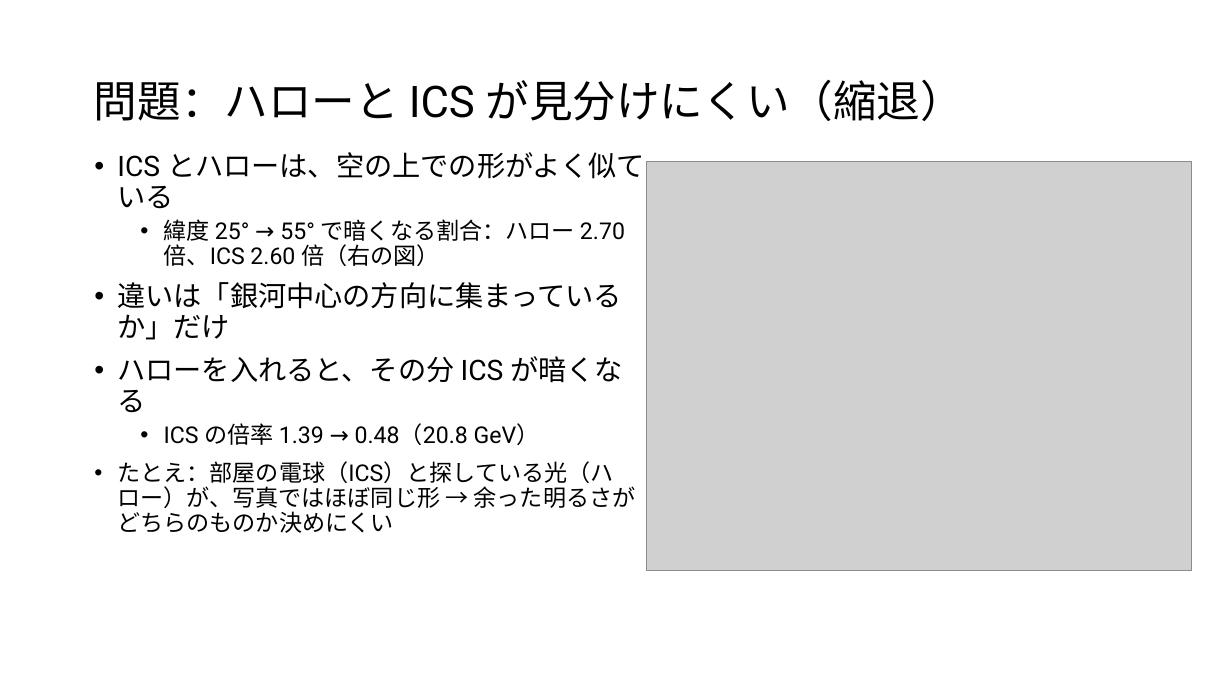
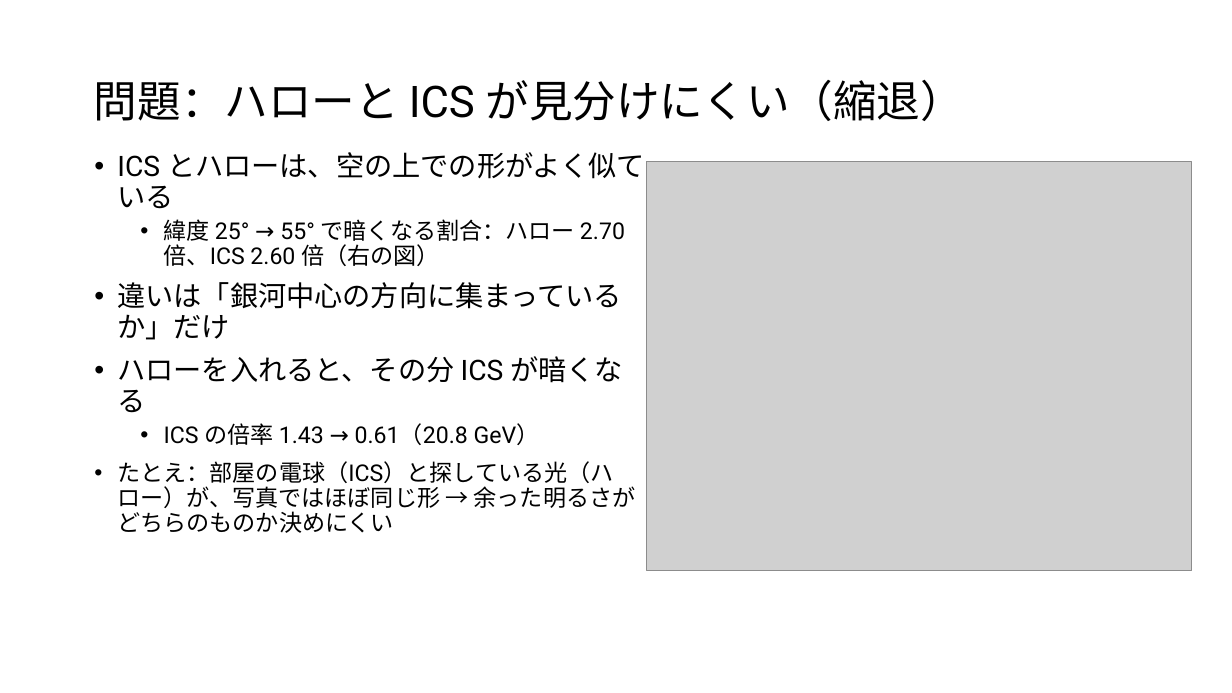
Before and after one commit to Mikann20041029/darkmatter-slides, a slide deck: slide 21 of slides/2026-10-03_研究進捗報告_claude_夕方版.pptx. Drawn at 1232x693 pixels with LibreOffice and Linux fonts; fonts in the diff are those of the drawing; grey boxes stand for pictures. Boxes give left, top, right and bottom in pixels: in the first picture for what was removed or moved away, otherwise in the second. Text is boxed around its words. In the diff, an @@ line names an element or a change of style, - is before the commit and + after.

```diff
--- a/slides/2026-10-03_研究進捗報告_claude_夕方版.pptx
+++ b/slides/2026-10-03_研究進捗報告_claude_夕方版.pptx
@@ text at [164,423,540,445]: text changed @@
-  • ICS の倍率 1.39 → 0.48（20.8 GeV）
+  • ICS の倍率 1.43 → 0.61（20.8 GeV）
```
Also in this commit, not shown: 4 other slides changed.
